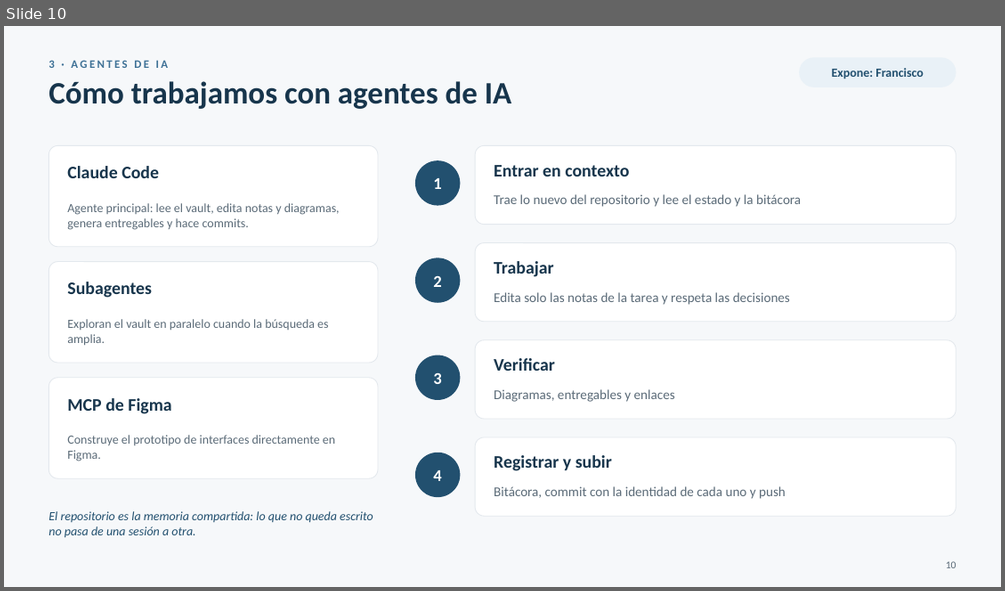
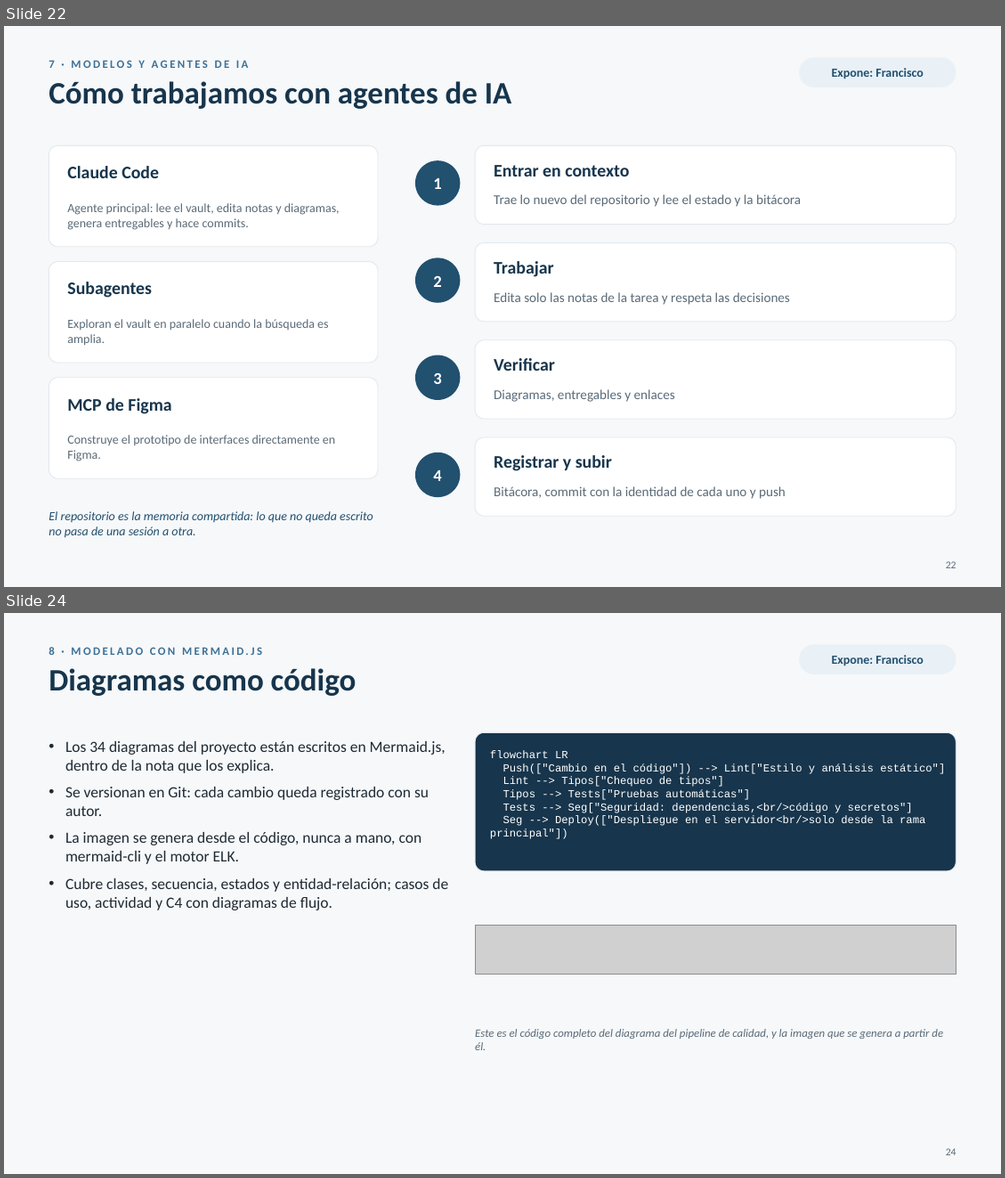
Before and after one commit to FranLuciano04/Vault-Rumbo, a slide deck: 07-Entregables/PC1/Rumbo — PC1 (presentación).pptx. Shown one above the other, each under a label of ours: slide 10 before the commit, slides 22 and 24 after it; the slides between them are not shown. The pictures are 1005x591 and 1005x1178 pixels, drawn with LibreOffice and Linux fonts; fonts in the diff are those of the drawing; grey boxes stand for pictures. Boxes give left, top, right and bottom in pixels: in the first picture for what was removed or moved away, otherwise in the second. Text is boxed around its words. In the diff, an @@ line names an element or a change of style, - is before the commit and + after.

```diff
--- a/07-Entregables/PC1/Rumbo — PC1 (presentación).pptx
+++ b/07-Entregables/PC1/Rumbo — PC1 (presentación).pptx
@@ slide 24 added at [4, 613, 1001, 1174], background #F6F8FA @@
@@ text added at [48, 647, 262, 655], 11 pt, text #3E7196, bold @@
+8 · MODELADO CON MERMAID.JS
@@ rounded rectangle added at [799, 644, 956, 674], fill #E9F1F7 @@
@@ text added at [832, 655, 923, 666], 12 pt, text #22506F, bold @@
+Expone: Francisco
@@ text added at [48, 668, 356, 696], 30 pt, text #17354C, bold @@
+Diagramas como código
@@ text added at [65, 741, 448, 910], 15 pt, text #1F2A33 @@
+• Los 34 diagramas del proyecto están escritos en Mermaid.js, dentro de la nota que los explica.
+• Se versionan en Git: cada cambio queda registrado con su autor.
+• La imagen se genera desde el código, nunca a mano, con mermaid-cli y el motor ELK.
+• Cubre clases, secuencia, estados y entidad-relación; casos de uso, actividad y C4 con diagramas de flujo.
@@ rounded rectangle added at [475, 732, 956, 871], fill #17354C, outline #E3E8ED 0.75 pt @@
@@ text added at [490, 750, 945, 839], 10.5 pt, text #FFFFFF @@
+flowchart LR
+Push(["Cambio en el código"]) --> Lint["Estilo y análisis estático"]
+Lint --> Tipos["Chequeo de tipos"]
+Tipos --> Tests["Pruebas automáticas"]
+Tests --> Seg["Seguridad: dependencias,<br/>código y secretos"]
+Seg --> Deploy(["Despliegue en el servidor<br/>solo desde la rama principal"])
@@ picture added at [475, 925, 956, 974] @@
@@ text added at [475, 1029, 943, 1050], 11 pt, text #5B6B78, italic @@
+Este es el código completo del diagrama del pipeline de calidad, y la imagen que se genera a partir de él.
@@ text added at [946, 1148, 956, 1155], 10 pt, text #5B6B78 @@
+24
@@ what was slide 10 is now slide 22 @@
@@ slide 22 changed as well @@
@@ text at [48, 60, 249, 68]: text changed @@
-3 · AGENTES DE IA
+7 · MODELOS Y AGENTES DE IA
@@ text at [946, 561, 956, 568]: text changed @@
-10
+22
```
Also in this commit, not shown: 21 other slides changed, 3 other slides added, 1 slide removed, 10 other files.
